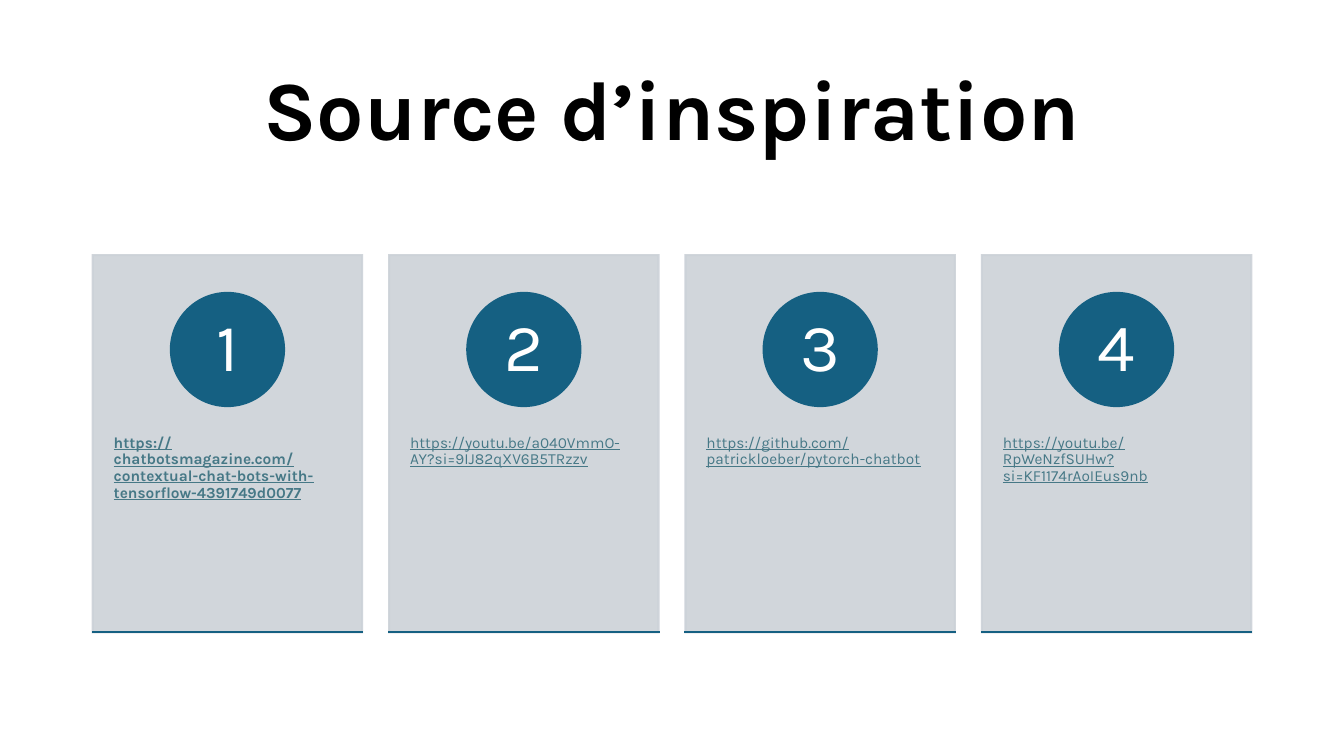
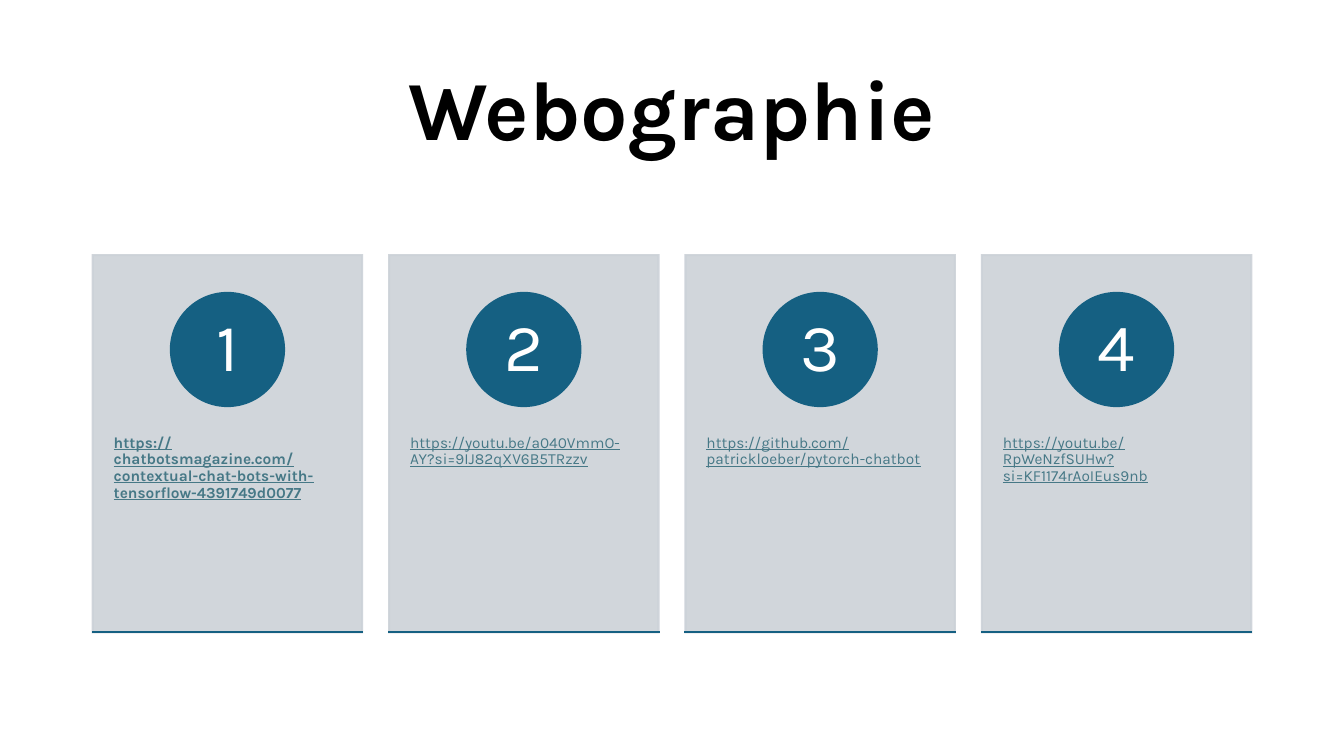
Before and after one commit to Poincare008/Capstone-Chatbot-Intelligent, a slide deck: slide 25 of presentation MedBot.pptx (slide 28 before the commit). Drawn at 1344x756 pixels with LibreOffice and Linux fonts; fonts in the diff are those of the drawing. Boxes give left, top, right and bottom in pixels: in the first picture for what was removed or moved away, otherwise in the second. Text is boxed around its words. In the diff, an @@ line names an element or a change of style, - is before the commit and + after.

```diff
--- a/presentation MedBot.pptx
+++ b/presentation MedBot.pptx
@@ title at box(409, 80, 935, 160): text changed @@
-Source d’inspiration
+Webographie
```
Also in this commit, not shown: 4 other slides changed, 3 slides removed, 6 other files.
